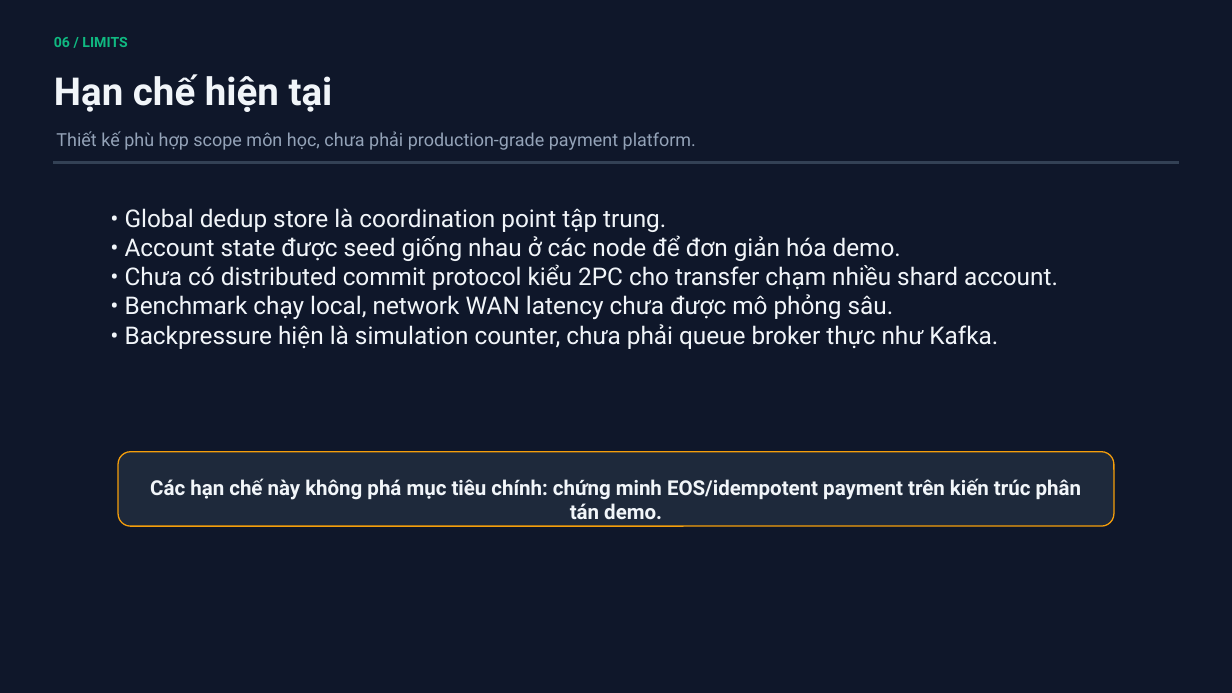
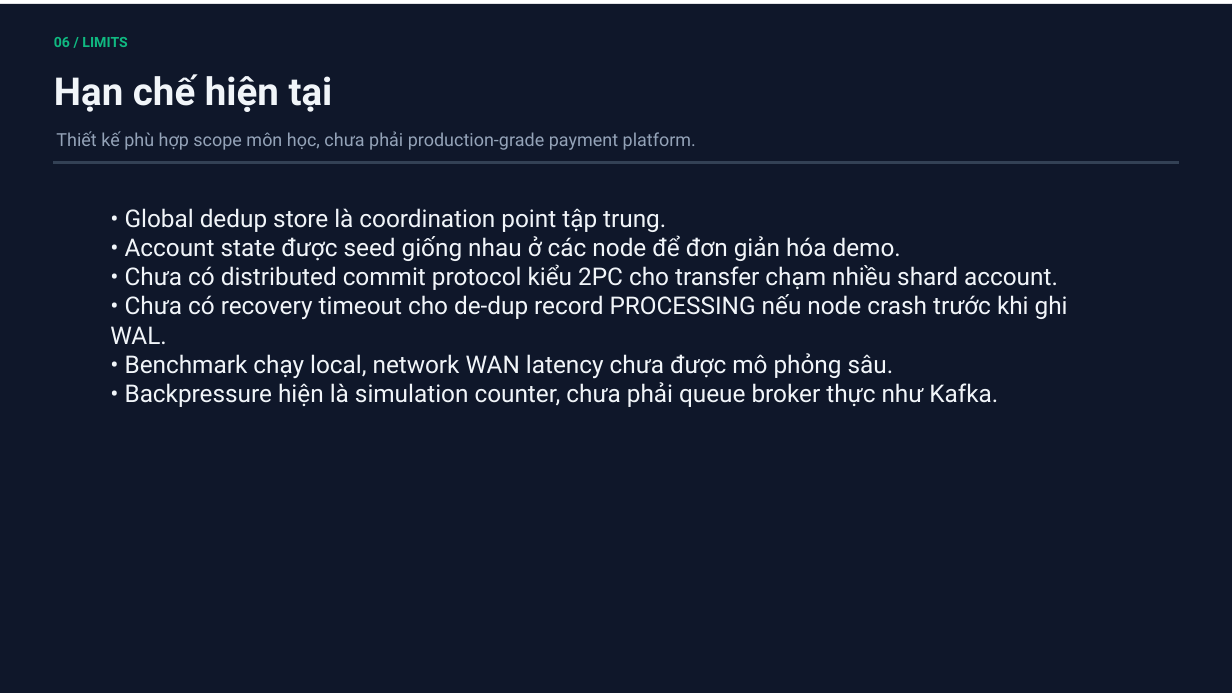
Before and after one commit to h-phuong2809/EOS-Payment-System, a slide deck: slide 15 of docs/EOS_Payment_Improved.pptx (slide 19 before the commit). Drawn at 1232x693 pixels with LibreOffice and Linux fonts; fonts in the diff are those of the drawing. Boxes give left, top, right and bottom in pixels: in the first picture for what was removed or moved away, otherwise in the second. Text is boxed around its words. In the diff, an @@ line names an element or a change of style, - is before the commit and + after.

```diff
--- a/docs/EOS_Payment_Improved.pptx
+++ b/docs/EOS_Payment_Improved.pptx
@@ rectangle: place and size @@
-rectangle at (0, 0, 1232, 693)
+rectangle at (0, 4, 1232, 693)
@@ text at (110, 208, 1068, 407): text changed @@
-• Global dedup store là coordination point tập trung.
-• Account state được seed giống nhau ở các node để đơn giản hóa demo.
-• Chưa có distributed commit protocol kiểu 2PC cho transfer chạm nhiều shard account.
-• Benchmark chạy local, network WAN latency chưa được mô phỏng sâu.
-• Backpressure hiện là simulation counter, chưa phải queue broker thực như Kafka.
+• Global dedup store là coordination point tập trung.
+• Account state được seed giống nhau ở các node để đơn giản hóa demo.
+• Chưa có distributed commit protocol kiểu 2PC cho transfer chạm nhiều shard account.
+• Chưa có recovery timeout cho de-dup record PROCESSING nếu node crash trước khi ghi WAL.
+• Benchmark chạy local, network WAN latency chưa được mô phỏng sâu.
+• Backpressure hiện là simulation counter, chưa phải queue broker thực như Kafka.
@@ rounded rectangle removed at (118, 452, 1115, 527) @@
@@ text removed at (150, 478, 1081, 519) @@
-Các hạn chế này không phá mục tiêu chính: chứng minh EOS/idempotent payment trên kiến trúc phân tán demo.
```
Also in this commit, not shown: 6 other slides changed, 4 slides removed.
